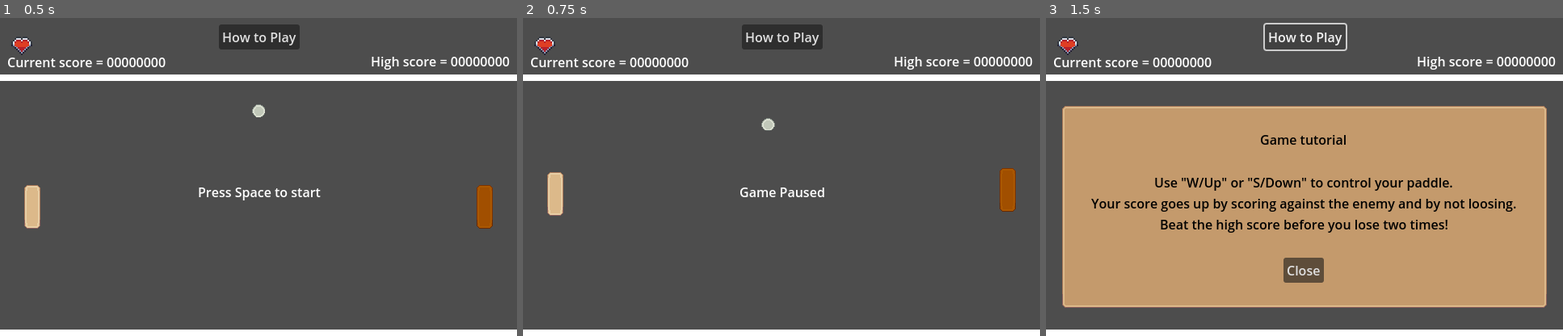
Above: before the commit, frames 1-3 (left to right).
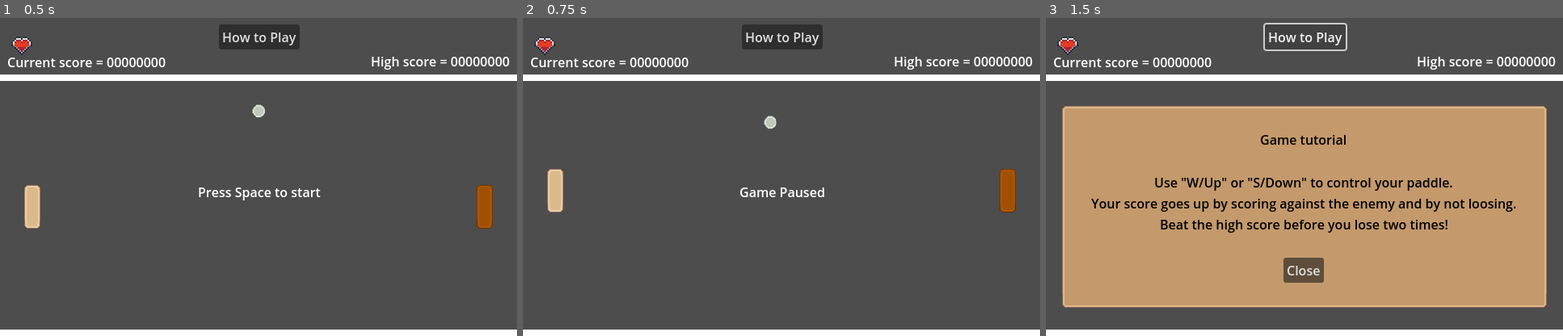
Above: after the commit, the same moments.

Repository: CeruleanG/Godot_pong
Game: Godot game, scene res://src/world/world.tscn
Two runs of this game, one before a commit and one after it. Both use one fixed random seed, a clock stepped at 60 frames per second and the inputs below.
Inputs:
- Up to frame 1 (0.5 s): no input
- Up to frame 2 (0.75 s): tap Space (confirm_key) at 0.5, 0.6 s; hold W (up_key) from 0.53 s (still down)
- Up to frame 3 (1.5 s): release W (up_key) at 1.25 s; click "How to Play" at 1.25 s

Frame 1 is identical in both runs. In frame 2, 0.2% of the frame differs, in the area x 4-96%, y 30-63%; in frame 3, nothing differs.

Commit message:
Fix an issue so the physique works regardless of the framerate

Diff:
--- a/project.godot
+++ b/project.godot
@@ -42,6 +42,12 @@
 ]
 }
 
+[layer_names]
+
+2d_physics/layer_1="paddle"
+2d_physics/layer_2="ball"
+2d_physics/layer_3="wall"
+
 [rendering]
 
 textures/canvas_textures/default_texture_filter=0
--- a/src/ball/ball.gd
+++ b/src/ball/ball.gd
@@ -1,17 +1,16 @@
 extends CharacterBody2D
 
-const SPEED := 4.0
+const SPEED := 200
 
 func _ready() -> void:
 	var dir := Vector2(-1,1).normalized()
 	velocity = dir * SPEED
 
 func _physics_process(delta: float) -> void:
-	var col := move_and_collide(velocity)
+	var col := move_and_collide(velocity * delta)
 	if (abs(velocity.x)<1.5):
 		velocity.x *= 1.01
 		# TODO Delete this velocity modifier
 	if col:
 		velocity = velocity.bounce(col.get_normal())
 		velocity *= 1.05
-		print_debug(velocity)
--- a/src/enemy_pad/enemy_pad.gd
+++ b/src/enemy_pad/enemy_pad.gd
@@ -1,6 +1,6 @@
 extends CharacterBody2D
 
-const SPEED := 3.5
+const SPEED := 200
 var ball : CharacterBody2D
 
 func _ready() -> void:
@@ -9,5 +9,5 @@
 func _physics_process(delta: float) -> void:
 	var aim = sign(ball.global_position.y - global_position.y)
 	var dir := Vector2(0, aim)
-	var velocity = dir * SPEED
+	var velocity = dir * SPEED * delta
 	move_and_collide(velocity)
--- a/src/player_pad/player_pad.gd
+++ b/src/player_pad/player_pad.gd
@@ -1,6 +1,6 @@
 extends CharacterBody2D
 
-const SPEED := 4.0
+const SPEED := 300
 
 func get_input_dir () -> float :
 	return Input.get_action_strength("down_key") - Input.get_action_strength("up_key")
@@ -8,5 +8,5 @@
 
 func _physics_process(delta: float) -> void:
 	var dir := Vector2(0, get_input_dir())
-	var velocity = dir * SPEED
+	var velocity = dir * SPEED * delta
 	move_and_collide(velocity)
--- a/src/world/world.gd
+++ b/src/world/world.gd
@@ -93,7 +93,6 @@
 
 func _process(delta: float) -> void:
 	current_score += delta * 5
-	print_debug(current_score)
 	current_score_label.text = "Current score = " + str(int(current_score)).pad_zeros(8)
 
 func _input(event: InputEvent) -> void:
--- a/src/world/world.tscn
+++ b/src/world/world.tscn
@@ -23,16 +23,19 @@
 
 [node name="playerPad" parent="." instance=ExtResource("1_43c6p")]
 position = Vector2(40, 240)
-collision_mask = 4
+collision_mask = 6
+motion_mode = 1
 
 [node name="enemyPad" parent="." instance=ExtResource("2_l0av5")]
 position = Vector2(600, 240)
-collision_mask = 4
+collision_mask = 6
+motion_mode = 1
 
 [node name="ball" parent="." instance=ExtResource("3_5kmgb")]
 position = Vector2(320, 121)
 collision_layer = 2
 collision_mask = 5
+motion_mode = 1
 
 [node name="walls" type="StaticBody2D" parent="."]
 collision_layer = 4
Not shown, changed: builds/exported.exe
